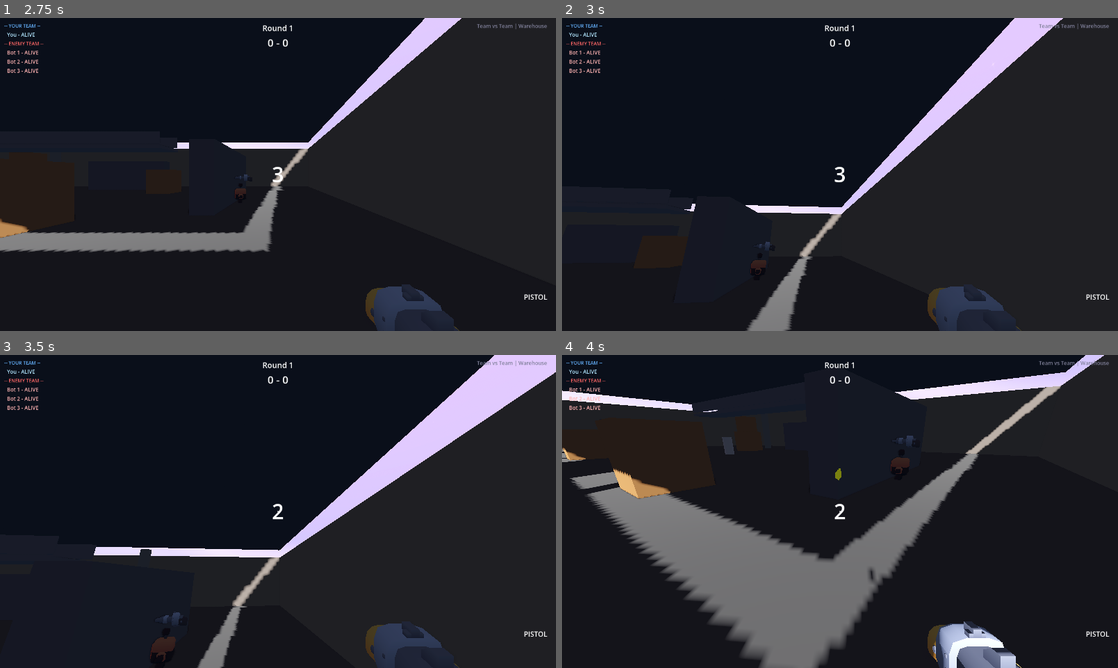
Above: before the commit, frames 1-4 (two rows, left to right).
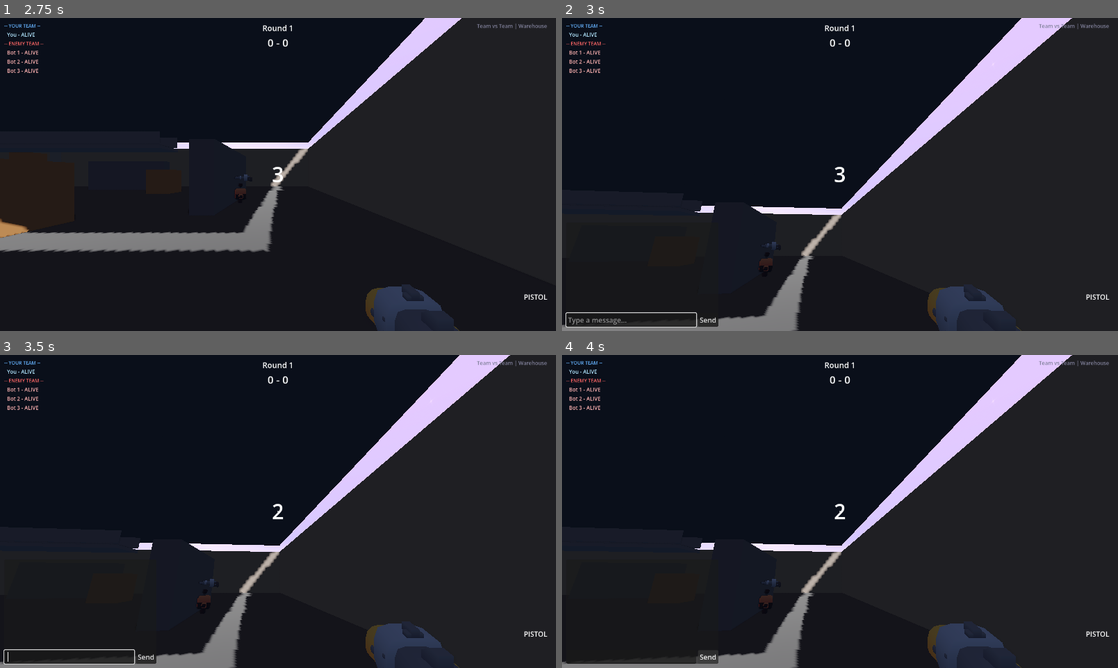
Above: after the commit, the same moments.

Repository: curlyphries/paintball
Game: Godot game, scene res://scenes/main_menu.tscn
Two runs of this game, one before a commit and one after it. Both use one fixed random seed, a clock stepped at 60 frames per second and the inputs below.
Inputs (mouse positions are in pixels of both pictures, inside the frame that each line leads up to):
- Up to frame 1 (2.75 s): click (278, 105) at 0.52 s; type "Alex" at 0.6 s; click (255, 202) at 0.75 s; type "12" at 0.83 s; click "PLAY SOLO" at 1.25 s; click "START GAME" at 2 s
- Up to frame 2 (3 s): tap Enter at 2.75 s; move the mouse to (867, 174) at 2.77 s; hold W (move_forward) from 2.78 s (still down); hold T (open_chat, bound only after the commit) from 2.78 s (still down)
- Up to frame 3 (3.5 s): keep holding W (move_forward); keep holding T (open_chat, bound only after the commit); tap Space (jump) at 3.02 s
- Up to frame 4 (4 s): release W (move_forward) at 3.5 s; release T (open_chat, bound only after the commit) at 3.5 s; click (706, 655) at 3.5 s, where only the run after the commit has a clickable "Send"

Frame 1 is identical in both runs. In frame 2, 2.9% of the frame differs, in the area x 0-92%, y 0-100%; in frame 3, 9.7%; in frame 4, 29%, in the area x 0-98%, y 0-100%.

Commit message:
In-game chat + hotkey help overlay
Chat system:
- T opens chat panel (bottom-left)
- Type message, press Enter to send, Esc to close
- Send button also available for click
- Mouse released while typing, re-captured on close
- Player movement/shooting blocked while chat is active
- Messages show with colored sender names
- Chat panel auto-shows for 5s when a message arrives
- Panel auto-hides 3s after closing
- Max 50 messages retained, oldest pruned
- Solo mode: messages shown locally as 'You'

Multiplayer chat:
- New chat_message type in relay server (sanitized, 200 char max)
- Broadcasts to all room members including sender
- NetworkManager: send_chat_message() + chat_message_received signal
- Own messages in blue, others in gold

Hotkey help overlay:
- Shift+/ (?) toggles a centered help panel
- Lists all controls: WASD, mouse, weapons, camera, chat, etc.
- BBCode formatted with yellow key highlights
- Press ? again to close

Input actions added:
- open_chat: T key
- toggle_help: Shift+/ (? key)

Diff:
--- a/project.godot
+++ b/project.godot
@@ -127,6 +127,16 @@
 "events": [Object(InputEventKey,"resource_local_to_scene":false,"resource_name":"","device":-1,"window_id":0,"alt_press …(192 unchanged characters)…
 ]
 }
+open_chat={
+"deadzone": 0.5,
+"events": [Object(InputEventKey,"resource_local_to_scene":false,"resource_name":"","device":-1,"window_id":0,"alt_pressed":false,"shift_pressed":false,"ctrl_pressed":false,"meta_pressed":false,"pressed":false,"keycode":0,"physical_keycode":84,"key_label":0,"unicode":116,"location":0,"echo":false,"script":null)
+]
+}
+toggle_help={
+"deadzone": 0.5,
+"events": [Object(InputEventKey,"resource_local_to_scene":false,"resource_name":"","device":-1,"window_id":0,"alt_pressed":false,"shift_pressed":true,"ctrl_pressed":false,"meta_pressed":false,"pressed":false,"keycode":0,"physical_keycode":47,"key_label":0,"unicode":63,"location":0,"echo":false,"script":null)
+]
+}
 
 [layer_names]
 
--- a/scenes/main.tscn
+++ b/scenes/main.tscn
@@ -209,6 +209,99 @@
 grow_vertical = 2
 color = Color(1, 1, 1, 0.6)
 
+[node name="ChatPanel" type="PanelContainer" parent="UI/HUD"]
+visible = false
+layout_mode = 1
+anchors_preset = 2
+anchor_top = 1.0
+anchor_bottom = 1.0
+offset_left = 10.0
+offset_top = -250.0
+offset_right = 360.0
+offset_bottom = -10.0
+grow_vertical = 0
+
+[node name="ChatVBox" type="VBoxContainer" parent="UI/HUD/ChatPanel"]
+layout_mode = 2
+
+[node name="ChatScroll" type="ScrollContainer" parent="UI/HUD/ChatPanel/ChatVBox"]
+layout_mode = 2
+size_flags_vertical = 3
+horizontal_scroll_mode = 0
+
+[node name="ChatMessages" type="VBoxContainer" parent="UI/HUD/ChatPanel/ChatVBox/ChatScroll"]
+layout_mode = 2
+size_flags_horizontal = 3
+size_flags_vertical = 3
+
+[node name="ChatInputRow" type="HBoxContainer" parent="UI/HUD/ChatPanel/ChatVBox"]
+layout_mode = 2
+
+[node name="ChatInput" type="LineEdit" parent="UI/HUD/ChatPanel/ChatVBox/ChatInputRow"]
+layout_mode = 2
+size_flags_horizontal = 3
+placeholder_text = "Type a message..."
+max_length = 200
+
+[node name="ChatSendBtn" type="Button" parent="UI/HUD/ChatPanel/ChatVBox/ChatInputRow"]
+layout_mode = 2
+text = "Send"
+
+[node name="HelpOverlay" type="PanelContainer" parent="UI/HUD"]
+visible = false
+layout_mode = 1
+anchors_preset = 8
+anchor_left = 0.5
+anchor_top = 0.5
+anchor_right = 0.5
+anchor_bottom = 0.5
+offset_left = -220.0
+offset_top = -200.0
+offset_right = 220.0
+offset_bottom = 200.0
+grow_horizontal = 2
+grow_vertical = 2
+
+[node name="HelpContent" type="VBoxContainer" parent="UI/HUD/HelpOverlay"]
+layout_mode = 2
+
+[node name="HelpTitle" type="Label" parent="UI/HUD/HelpOverlay/HelpContent"]
+layout_mode = 2
+theme_override_font_sizes/font_size = 20
+text = "CONTROLS"
+horizontal_alignment = 1
+
+[node name="HelpSeparator" type="HSeparator" parent="UI/HUD/HelpOverlay/HelpContent"]
+layout_mode = 2
+
+[node name="HelpText" type="RichTextLabel" parent="UI/HUD/HelpOverlay/HelpContent"]
+layout_mode = 2
+size_flags_vertical = 3
+bbcode_enabled = true
+text = "[table=2]
+[cell][color=yellow]WASD[/color][/cell][cell]Move[/cell]
+[cell][color=yellow]Mouse[/color][/cell][cell]Aim / Look[/cell]
+[cell][color=yellow]Left Click[/color][/cell][cell]Shoot[/cell]
+[cell][color=yellow]Shift[/color][/cell][cell]Sprint[/cell]
+[cell][color=yellow]Space[/color][/cell][cell]Jump[/cell]
+[cell][color=yellow]Ctrl[/color][/cell][cell]Crouch[/cell]
+[cell][color=yellow]R[/color][/cell][cell]Reload[/cell]
+[cell][color=yellow]V[/color][/cell][cell]Toggle 1st/3rd person[/cell]
+[cell][color=yellow]1-5[/color][/cell][cell]Select weapon[/cell]
+[cell][color=yellow]Scroll[/color][/cell][cell]Cycle weapons[/cell]
+[cell][color=yellow]T[/color][/cell][cell]Open chat[/cell]
+[cell][color=yellow]Enter[/color][/cell][cell]Send message / Close chat[/cell]
+[cell][color=yellow]Esc[/color][/cell][cell]Close chat / Release cursor[/cell]
+[cell][color=yellow]?[/color][/cell][cell]Toggle this help[/cell]
+[/table]"
+
+[node name="HelpCloseHint" type="Label" parent="UI/HUD/HelpOverlay/HelpContent"]
+layout_mode = 2
+theme_override_font_sizes/font_size = 11
+theme_override_colors/font_color = Color(0.6, 0.6, 0.6, 1.0)
+text = "Press ? to close"
+horizontal_alignment = 1
+
 [node name="DirectionalLight3D" type="DirectionalLight3D" parent="."]
 transform = Transform3D(0.866, -0.25, 0.433, 0, 0.866, 0.5, -0.5, -0.433, 0.75, 0, 10, 0)
 light_energy = 1.2
--- a/scripts/hud.gd
+++ b/scripts/hud.gd
@@ -11,6 +11,15 @@
 @onready var timer_label: Label = $TimerLabel
 @onready var kill_score_label: Label = $KillScoreLabel
 @onready var mode_label: Label = $ModeLabel
+@onready var chat_panel: PanelContainer = $ChatPanel
+@onready var chat_messages: VBoxContainer = $ChatPanel/ChatVBox/ChatScroll/ChatMessages
+@onready var chat_scroll: ScrollContainer = $ChatPanel/ChatVBox/ChatScroll
+@onready var chat_input: LineEdit = $ChatPanel/ChatVBox/ChatInputRow/ChatInput
+@onready var chat_send_btn: Button = $ChatPanel/ChatVBox/ChatInputRow/ChatSendBtn
+@onready var help_overlay: PanelContainer = $HelpOverlay
+
+var chat_is_open := false
+const MAX_CHAT_MESSAGES := 50
 
 func _ready() -> void:
 	center_message.visible = false
@@ -38,6 +47,15 @@
 	timer.autostart = true
 	timer.timeout.connect(_refresh_player_list)
 	add_child(timer)
+
+	# Chat setup
+	chat_panel.visible = false
+	help_overlay.visible = false
+	chat_input.text_submitted.connect(_on_chat_submitted)
+	chat_send_btn.pressed.connect(_on_chat_send_pressed)
+
+	# Listen for network chat messages
+	NetworkManager.chat_message_received.connect(_on_network_chat_received)
 
 func update_ammo(current: int, max_ammo: int) -> void:
 	ammo_label.text = str(current) + " / " + str(max_ammo)
@@ -182,6 +200,100 @@
 			entry.add_theme_color_override("font_color", Color(1.0, 0.7, 0.7, 1.0))
 			player_list.add_child(entry)
 
+# --- Chat ---
+
+func _input(event: InputEvent) -> void:
+	# Toggle help overlay with ? (Shift+/)
+	if event.is_action_pressed("toggle_help"):
+		help_overlay.visible = not help_overlay.visible
+		get_viewport().set_input_as_handled()
+		return
+
+	# Open chat with T (only when chat is closed and not typing)
+	if event.is_action_pressed("open_chat") and not chat_is_open:
+		_open_chat()
+		get_viewport().set_input_as_handled()
+		return
+
+	# Close chat with Escape
+	if chat_is_open and event is InputEventKey and event.pressed:
+		if event.keycode == KEY_ESCAPE or event.physical_keycode == KEY_ESCAPE:
+			_close_chat()
+			get_viewport().set_input_as_handled()
+			return
+
+func _open_chat() -> void:
+	chat_is_open = true
+	chat_panel.visible = true
+	chat_input.grab_focus()
+	chat_input.text = ""
+	# Release mouse so player can type
+	Input.mouse_mode = Input.MOUSE_MODE_VISIBLE
+
+func _close_chat() -> void:
+	chat_is_open = false
+	chat_input.release_focus()
+	# Re-capture mouse immediately
+	Input.mouse_mode = Input.MOUSE_MODE_CAPTURED
+	# Keep chat panel visible briefly to see messages, then auto-hide
+	await get_tree().create_timer(3.0).timeout
+	if not chat_is_open:
+		chat_panel.visible = false
+
+func _on_chat_submitted(text: String) -> void:
+	if text.strip_edges() == "":
+		_close_chat()
+		return
+	_send_chat(text.strip_edges())
+	chat_input.text = ""
+	_close_chat()
+
+func _on_chat_send_pressed() -> void:
+	var text = chat_input.text.strip_edges()
+	if text == "":
+		return
+	_send_chat(text)
+	chat_input.text = ""
+	_close_chat()
+
+func _send_chat(text: String) -> void:
+	var is_networked = NetworkManager.room_code != ""
+	if is_networked:
+		NetworkManager.send_chat_message(text)
+	else:
+		# Solo mode — show locally as "You"
+		_add_chat_message("You", text, Color(0.5, 0.8, 1.0))
+
+func _on_network_chat_received(from_id: int, player_name: String, text: String) -> void:
+	var color = Color(0.5, 0.8, 1.0) if from_id == NetworkManager.local_player_id else Color(1.0, 0.85, 0.5)
+	_add_chat_message(player_name, text, color)
+	# Auto-show chat panel briefly when a message arrives
+	if not chat_is_open:
+		chat_panel.visible = true
+		await get_tree().create_timer(5.0).timeout
+		if not chat_is_open:
+			chat_panel.visible = false
+
+func _add_chat_message(sender: String, text: String, name_color: Color) -> void:
+	var label = RichTextLabel.new()
+	label.bbcode_enabled = true
+	label.fit_content = true
+	label.scroll_active = false
+	label.bbcode_text = "[color=#" + name_color.to_html(false) + "]" + sender + ":[/color] " + text
+	label.add_theme_font_size_override("normal_font_size", 13)
+	chat_messages.add_child(label)
+
+	# Cap message count
+	while chat_messages.get_child_count() > MAX_CHAT_MESSAGES:
+		chat_messages.get_child(0).queue_free()
+
+	# Scroll to bottom
+	await get_tree().process_frame
+	chat_scroll.scroll_vertical = int(chat_scroll.get_v_scroll_bar().max_value)
+
+func is_chat_active() -> bool:
+	return chat_is_open
+
 func add_event(msg: String) -> void:
 	if not event_log_container:
 		return
--- a/scripts/network_manager.gd
+++ b/scripts/network_manager.gd
@@ -13,6 +13,7 @@
 signal game_data_received(from_id: int, data: Dictionary)
 signal error_received(message: String)
 signal became_host
+signal chat_message_received(from_id: int, player_name: String, text: String)
 
 # Connection
 var ws: WebSocketPeer = null
@@ -94,6 +95,9 @@
 func send_game_data(data: Dictionary) -> void:
 	_send({ "type": "game_data", "data": data })
 
+func send_chat_message(text: String) -> void:
+	_send({ "type": "chat_message", "text": text })
+
 # --- Internal ---
 
 func _send(msg: Dictionary) -> void:
@@ -137,6 +141,8 @@
 			game_data_received.emit(msg.from, msg.data)
 		"error":
 			error_received.emit(msg.message)
+		"chat_message":
+			chat_message_received.emit(msg.from, msg.name, msg.text)
 		"room_closed":
 			_reset_state()
 			error_received.emit("Room closed: " + msg.get("reason", "unknown"))
--- a/scripts/player.gd
+++ b/scripts/player.gd
@@ -56,8 +56,16 @@
 	weapon.fired.connect(_on_weapon_fired)
 	weapon.ammo_changed.connect(_on_ammo_changed)
 
+func _is_chat_active() -> bool:
+	var hud = get_node_or_null("/root/Main/UI/HUD")
+	if hud and hud.has_method("is_chat_active"):
+		return hud.is_chat_active()
+	return false
+
 func _input(event: InputEvent) -> void:
 	if is_dead:
+		return
+	if _is_chat_active():
 		return
 
 	# Mouse look — always active when captured
@@ -79,6 +87,14 @@
 
 func _physics_process(delta: float) -> void:
 	if is_dead:
+		return
+	if _is_chat_active():
+		# Stop movement while chatting but still apply gravity
+		if not is_on_floor():
+			velocity.y -= GRAVITY * delta
+		velocity.x = 0
+		velocity.z = 0
+		move_and_slide()
 		return
 
 	# Gravity
@@ -195,6 +211,8 @@
 
 func _process(_delta: float) -> void:
 	if is_dead:
+		return
+	if _is_chat_active():
 		return
 
 	# Melee range check — if a bot is right on top of us, next shot eliminates them
Not shown, changed: server/index.js
